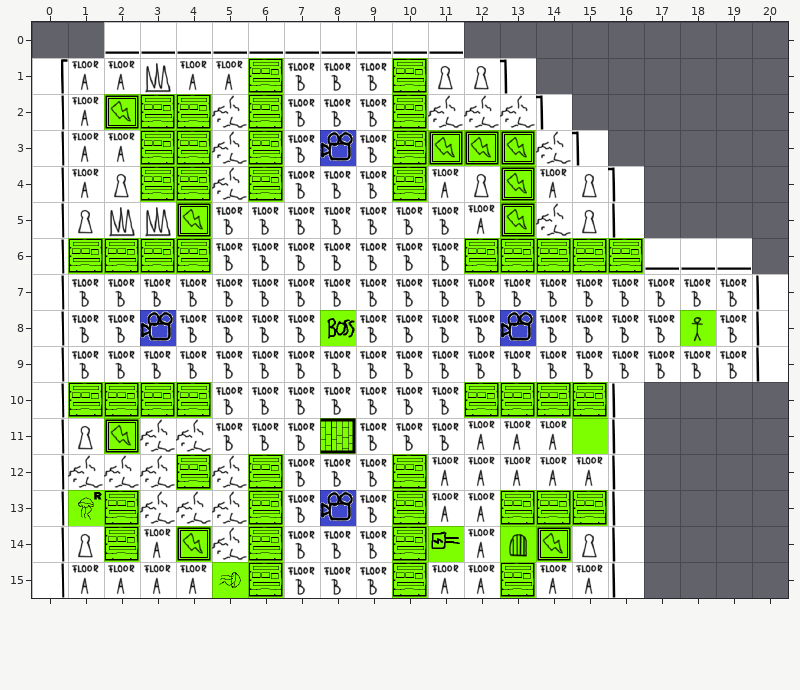
Level history. Tiled map: assets/levels/BossLevelAlternativeCamera.tmx. Above, as it was before the edit.
Cells are 64x64 px. Shown: x 0..20, y 0..15.
The result:
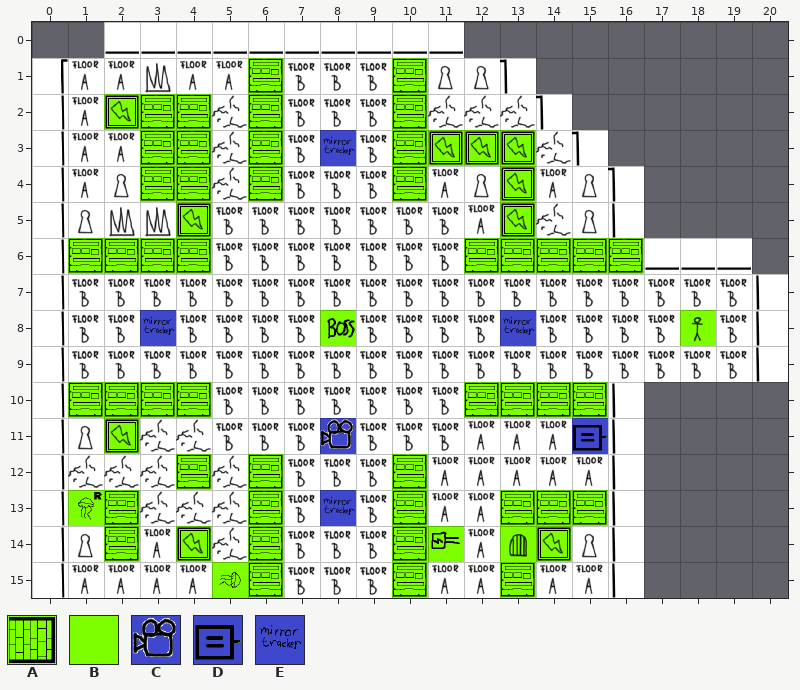
Key: from "Tileset": A 57, B 62, C 65, D 70, E 73.
Objects are placed by their top-left corner, in cells (3,4 is the top-left corner of cell 3,4); size is 1x1 cell unless given.
The exact change:
Layer "Object Layer 1":
changed: C at 8,3 -> E at 8,3
changed: C at 3,8 -> E at 3,8
changed: C at 13,8 -> E at 13,8
changed: B at 15,11 -> D at 15,11
changed: A at 8,11 -> C at 8,11
changed: C at 8,13 -> E at 8,13
Boxes around the changes in both pictures, in picture pixels (x1, y1, x2, y2):
changed: (320, 131, 354, 161)
changed: (140, 311, 174, 341)
changed: (500, 311, 534, 341)
changed: (320, 418, 356, 454)
changed: (572, 418, 608, 454)
changed: (320, 491, 354, 521)
